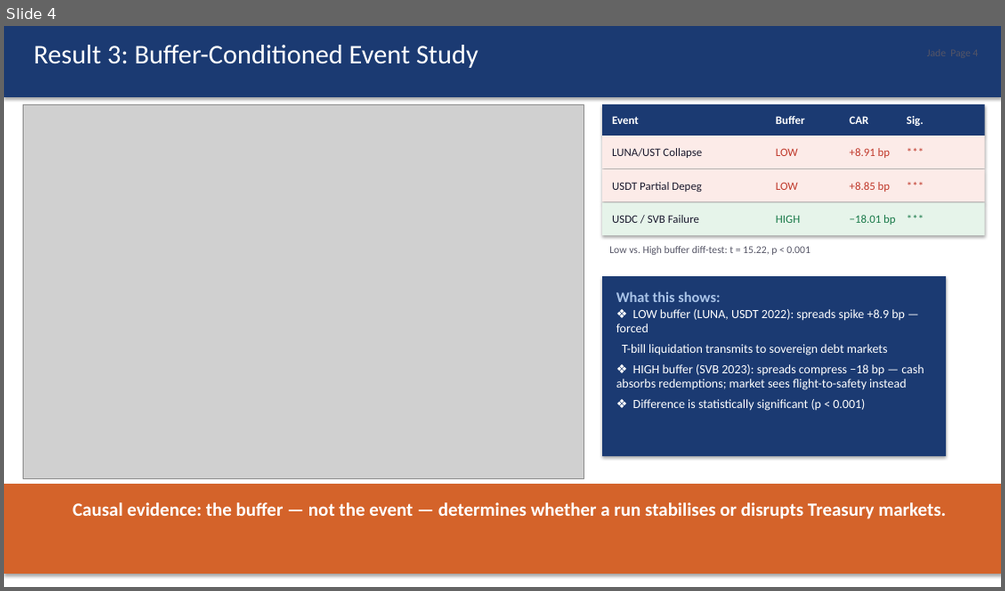
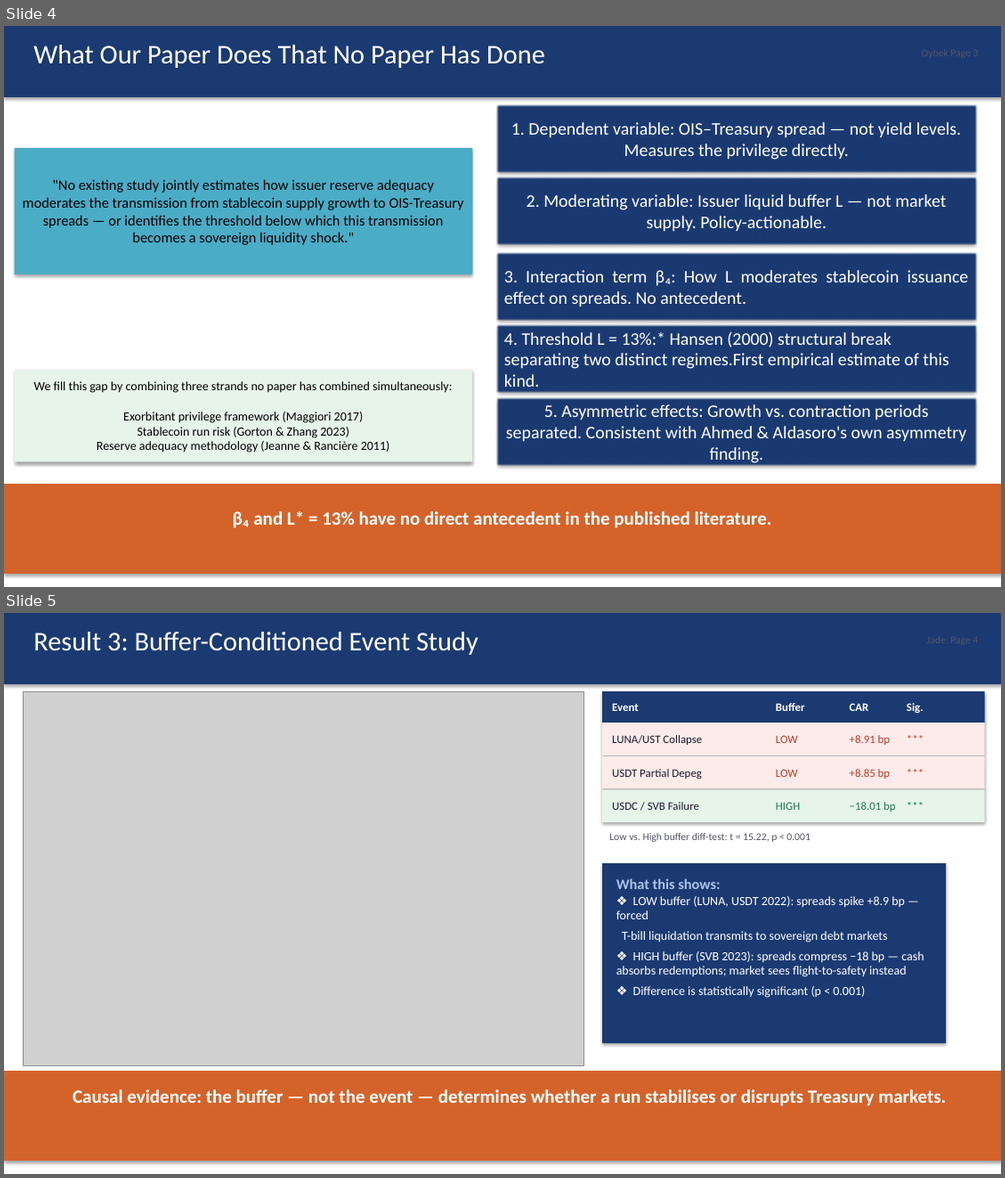
Before and after one commit to kimmireu0921/Stablecoins-and-the-Exorbitant-Privilege, a slide deck: presentations/0519_Stablecoin_Exorbitant_Privilege.pptx. Shown one above the other, each under a label of ours: slide 4 before the commit, slides 4 and 5 after it. The pictures are 1005x591 and 1005x1178 pixels, drawn with LibreOffice and Linux fonts; fonts in the diff are those of the drawing; grey boxes stand for pictures. Boxes give left, top, right and bottom in pixels: in the first picture for what was removed or moved away, otherwise in the second. Text is boxed around its words. In the diff, an @@ line names an element or a change of style, - is before the commit and + after.

```diff
--- a/presentations/0519_Stablecoin_Exorbitant_Privilege.pptx
+++ b/presentations/0519_Stablecoin_Exorbitant_Privilege.pptx
@@ slide 4 added at [4,26,1001,587], background #FFFFFF @@
@@ rectangle added at [4,26,1001,97], fill #1B3A72 @@
@@ text added at [33,45,545,68], 26 pt, text #FFFFFF @@
+What Our Paper Does That No Paper Has Done
@@ rectangle added at [497,104,976,173], fill #1B3A72, 17 pt, text #FFFFFF @@
+1. Dependent variable: OIS–Treasury spread — not yield levels. Measures the privilege directly.
@@ rectangle added at [15,148,472,274], fill #4BACC6, 14 pt, text #000000 @@
+"No existing study jointly estimates how issuer reserve adequacy moderates the transmission from stablecoin supply growth to OIS-Treasury spreads — or identifies the threshold below which this transmission becomes a sovereign liquidity shock."
@@ rectangle added at [497,177,976,245], fill #1B3A72, 17 pt, text #FFFFFF @@
+2. Moderating variable: Issuer liquid buffer L — not market supply. Policy-actionable.
@@ rectangle added at [497,253,976,321], fill #1B3A72, 17 pt, text #FFFFFF @@
+3. Interaction term β₄: How L moderates stablecoin issuance effect on spreads. No antecedent.
@@ rectangle added at [497,325,976,394], fill #1B3A72, 17 pt, text #FFFFFF @@
+4. Threshold L = 13%:* Hansen (2000) structural break separating two distinct regimes.First empirical estimate of this kind.
@@ rectangle added at [15,370,472,461], fill #E6F4EA, 12 pt, text #000000 @@
+We fill this gap by combining three strands no paper has combined simultaneously:
+Exorbitant privilege framework (Maggiori 2017)
+Stablecoin run risk (Gorton & Zhang 2023)
+Reserve adequacy methodology (Jeanne & Rancière 2011)
@@ rectangle added at [497,398,976,466], fill #1B3A72, 17 pt, text #FFFFFF @@
+5. Asymmetric effects: Growth vs. contraction periods separated. Consistent with Ahmed & Aldasoro's own asymmetry finding.
@@ rectangle added at [4,483,1001,573], fill #D4632A, 18 pt, text #FFFFFF, bold @@
+β₄ and L* = 13% have no direct antecedent in the published literature.
@@ what was slide 4 is now slide 5 @@
```
Also in this commit, not shown: 3 slides changed, 1 other slide added.
